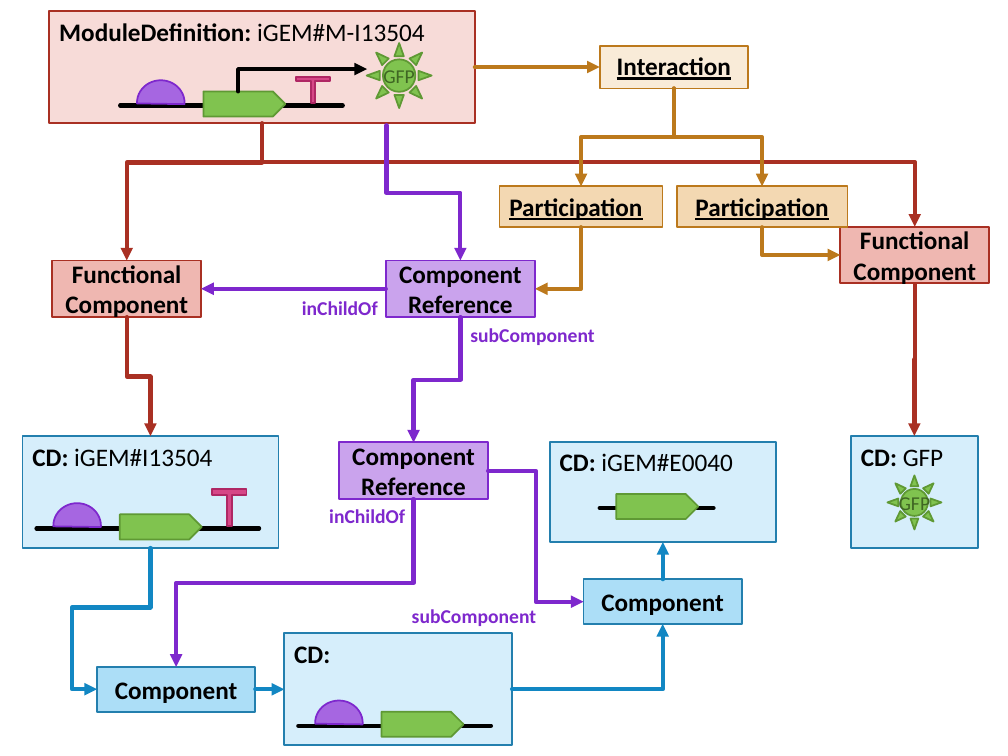
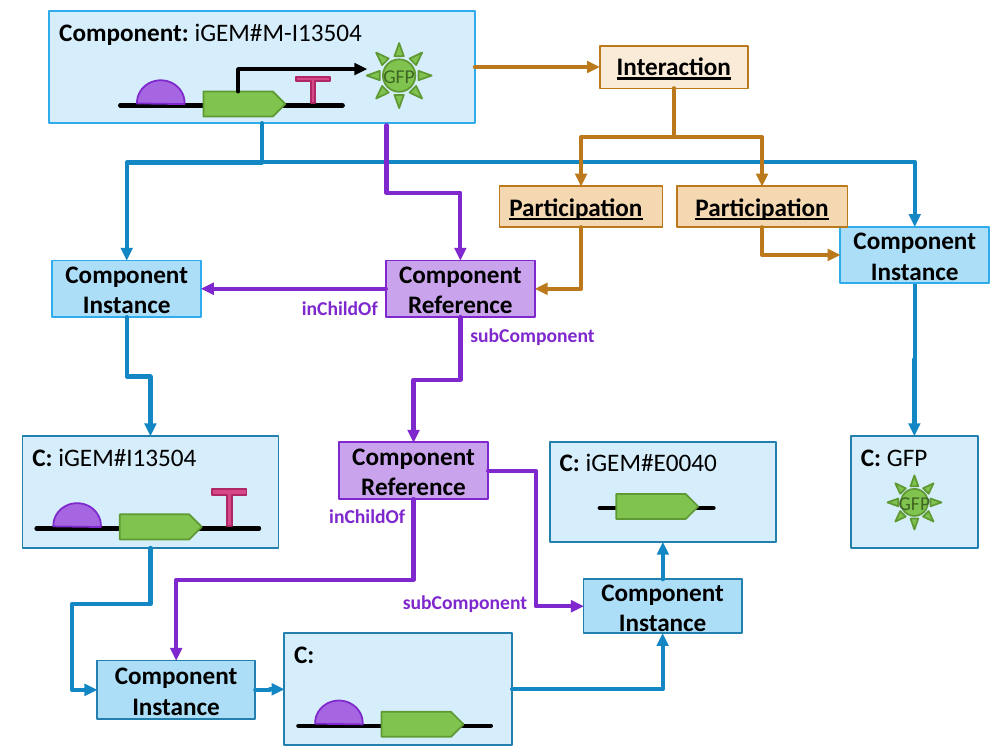
Before and after one commit to SynBioDex/SEPs, a slide deck: slide 4 of images/SEP037.pptx. Drawn at 1008x756 pixels with LibreOffice and Linux fonts; fonts in the diff are those of the drawing. Boxes give left, top, right and bottom in pixels: in the first picture for what was removed or moved away, otherwise in the second. Text is boxed around its words. In the diff, an @@ line names an element or a change of style, - is before the commit and + after.

```diff
--- a/images/SEP037.pptx
+++ b/images/SEP037.pptx
@@ rectangle "Component: iGEM#M-I13504" at (49, 11, 475, 123): fill #F7DBD8 to #D6EEFB; outline #A93023 1.25 pt to #30ACEC 1.25 pt @@
@@ text in rectangle at (59, 23, 362, 45): text changed; bold off @@
-ModuleDefinition: iGEM#M-I13504
+Component: iGEM#M-I13504
@@ elbow arrow (262, 123) - (127, 260): stroke #A93023 3 pt to #1287C3 3 pt @@
@@ elbow arrow (262, 123) - (914, 227): stroke #A93023 3 pt to #1287C3 3 pt @@
@@ rectangle "Component" at (841, 227, 990, 283): fill #EFB7B1 to #ACDEF7; outline #A93023 1.25 pt to #30ACEC 1.25 pt @@
@@ text in rectangle at (853, 232, 976, 286): text changed @@
-Functional Component
+Component
+Instance
@@ rectangle "ComponentInstance" at (52, 260, 202, 317): fill #EFB7B1 to #ACDEF7; outline #A93023 1.25 pt to #30ACEC 1.25 pt @@
@@ text in rectangle at (65, 265, 188, 320): text changed @@
-Functional Component
+ComponentInstance
@@ elbow arrow (914, 283) - (914, 435): stroke #A93023 3 pt to #1287C3 3 pt @@
@@ elbow arrow (127, 318) - (150, 436): stroke #A93023 3 pt to #1287C3 3 pt @@
@@ text in rectangle at (32, 448, 196, 466): text changed @@
-CD: iGEM#I13504
+C: iGEM#I13504
@@ text in rectangle at (861, 449, 927, 466): text changed; bold off @@
-CD: GFP
+C: GFP
@@ elbow arrow moved from (488, 471) - (584, 602) to (488, 471) - (584, 606) @@
@@ text in rectangle at (560, 453, 717, 471): text changed @@
-CD: iGEM#E0040
+C: iGEM#E0040
@@ elbow arrow moved from (413, 499) - (176, 667) to (413, 499) - (176, 660) @@
@@ elbow arrow (150, 548) - (97, 689): route changed @@
@@ text "subComponent": place and size @@
-text "subComponent" at (412, 609, 536, 626)
+text "subComponent" at (403, 595, 527, 612)
@@ rectangle "Component": place and size @@
-rectangle "Component" at (584, 580, 742, 624)
+rectangle "Component" at (584, 580, 742, 634)
@@ text in rectangle at (619, 614, 707, 638): paragraph added @@
+Instance
@@ text in rectangle at (294, 646, 314, 663): text changed @@
-CD:
+C:
@@ elbow arrow moved from (512, 689) - (662, 624) to (512, 689) - (662, 633) @@
@@ rectangle "Component": place and size @@
-rectangle "Component" at (97, 667, 255, 712)
+rectangle "Component" at (97, 660, 255, 719)
@@ text in rectangle at (132, 698, 220, 721): paragraph added @@
+Instance
```
Also in this commit, not shown: 2 other slides changed, 14 other files.
